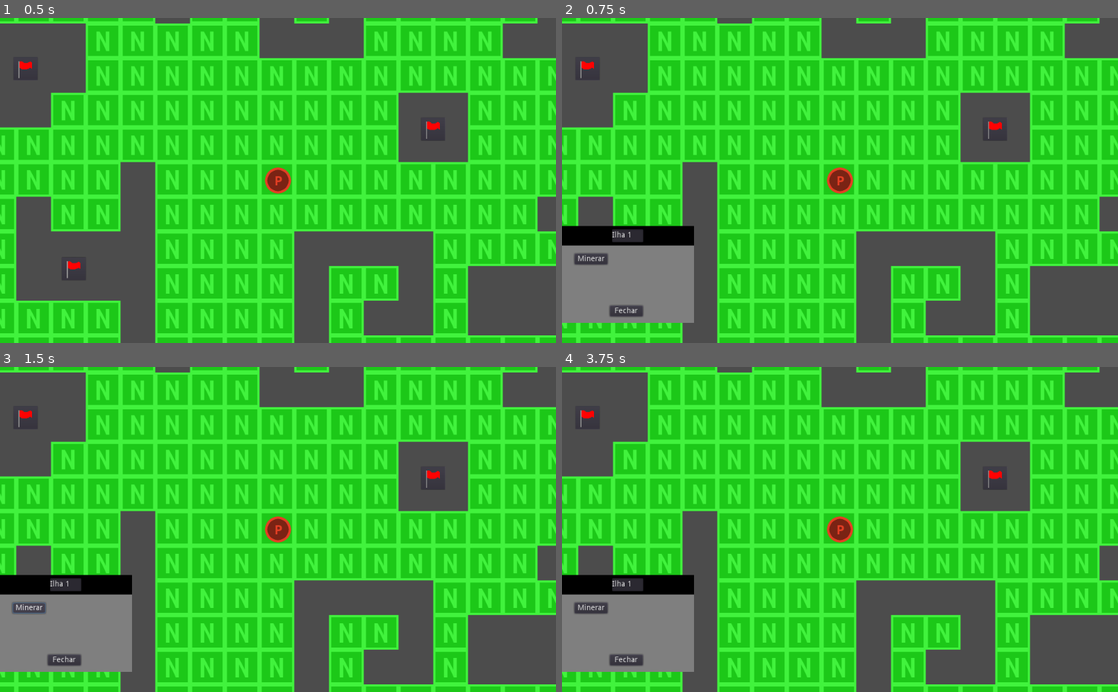
Above: before the commit, frames 1-4 (two rows, left to right).
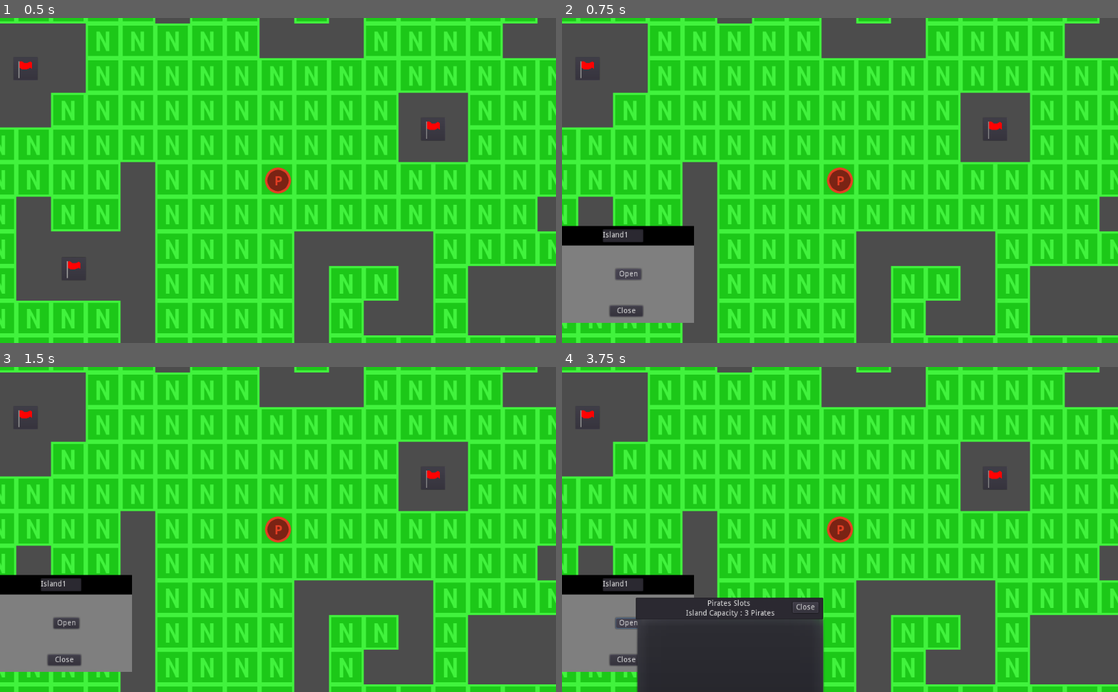
Above: after the commit, the same moments.

Repository: Escandiuzzi/PirateGodotProject
Game: Godot game, scene res://World.tscn
Two runs of this game, one before a commit and one after it. Both use one fixed random seed, a clock stepped at 60 frames per second and the inputs below.
Inputs (mouse positions are in pixels of both pictures, inside the frame that each line leads up to):
- Up to frame 1 (0.5 s): no input
- Up to frame 2 (0.75 s): click (634, 268) at 0.52 s
- Up to frame 3 (1.5 s): click (27, 607) at 1.25 s, where only the run before the commit has a clickable "Minerar"
- Up to frame 4 (3.75 s): click "Fechar" (after the commit: "Close") at 2 s; click (634, 617) at 2.77 s; click (628, 623) at 3.5 s, where only the run after the commit has a clickable "Open"

Frame 1 is identical in both runs. In frame 2, 0.5% of the frame differs, in the area x 2-15%, y 64-91%; in frame 3, 0.5%; in frame 4, 10%, in the area x 2-48%, y 64-100%.

Commit message:
Added island main logic

Diff:
--- a/Flag.gd
+++ b/Flag.gd
@@ -3,14 +3,13 @@
 # class member variables go here, for example:
 # var a = 2
 # var b = "textvar"
-onready var window = get_node("Button/Window");
 onready var menuButton = $Button;
-var MenuIlha
+var islandMenu;
 
 func _ready():
 	# Called when the node is added to the scene for the first time.
 	# Initialization here
-	MenuIlha = get_node("MenuIlha")
+	islandMenu = get_node("IslandMenu");
 	pass
 
 #func _process(delta):
@@ -20,13 +19,9 @@
 
 func _on_Button_pressed():
 	#window.popup();
-	MenuIlha.show()
-	var a = Vector2(0,0)
-	MenuIlha.rect_position = position
-	print("criei popup")
-	#MenuIlha._change_position(position)
-	#window._change_position(position)
-	pass # replace with function body
+	islandMenu.show()
+	islandMenu.rect_position = position;
+	pass
 func _on_Fechar_pressed():
-	MenuIlha.hide()
+	islandMenu.hide()
 	pass
--- a/Flag.tscn
+++ b/Flag.tscn
@@ -5,57 +5,21 @@
 [ext_resource path="res://Window.gd" type="Script" id=3]
 
 [node name="Flag" type="Node2D"]
+script = ExtResource( 1 )
 
-script = ExtResource( 1 )
-_sections_unfolded = [ "Transform" ]
-
-[node name="Button" type="Button" parent="." index="0"]
-
-anchor_left = 0.0
-anchor_top = 0.0
-anchor_right = 0.0
-anchor_bottom = 0.0
+[node name="Button" type="Button" parent="."]
 margin_left = -22.0
 margin_top = -21.0
 margin_right = 125.0
 margin_bottom = 120.0
 rect_scale = Vector2( 0.3, 0.3 )
-rect_pivot_offset = Vector2( 0, 0 )
-rect_clip_content = false
-focus_mode = 2
-mouse_filter = 0
-mouse_default_cursor_shape = 0
-size_flags_horizontal = 1
-size_flags_vertical = 1
-toggle_mode = false
-enabled_focus_mode = 2
-shortcut = null
-group = null
 icon = ExtResource( 2 )
-flat = false
-align = 1
-_sections_unfolded = [ "Rect", "Theme", "custom_colors", "custom_fonts", "custom_styles" ]
 
-[node name="Window" type="WindowDialog" parent="Button" index="0"]
-
-anchor_left = 0.0
-anchor_top = 0.0
-anchor_right = 0.0
-anchor_bottom = 0.0
+[node name="Window" type="WindowDialog" parent="Button"]
 margin_left = -44.0
 margin_top = 8.0
 margin_right = 167.0
 margin_bottom = 100.0
-rect_pivot_offset = Vector2( 0, 0 )
-rect_clip_content = false
-mouse_filter = 0
-mouse_default_cursor_shape = 0
-size_flags_horizontal = 1
-size_flags_vertical = 1
-popup_exclusive = false
-window_title = ""
-resizable = false
 script = ExtResource( 3 )
-_sections_unfolded = [ "Rect" ]
 
 [connection signal="pressed" from="Button" to="." method="_on_Button_pressed"]
--- /dev/null
+++ b/Island.gd
@@ -0,0 +1,79 @@
+extends Node2D
+
+export(int) var miningTime;
+export(int) var islandSize;
+export(int) var indexType;
+
+var piratesCount;
+var selectedPirates = 0;
+
+var pirates = [];
+var pirateId = [];
+var started = false;
+
+onready var timer = $Timer;
+onready var canvasSlots = [
+get_node("PopupMenu/CheckBox"),
+get_node("PopupMenu/CheckBox2"),
+get_node("PopupMenu/CheckBox3"),
+get_node("PopupMenu/CheckBox4"),
+get_node("PopupMenu/CheckBox5"),
+get_node("PopupMenu/CheckBox6"),
+get_node("PopupMenu/CheckBox7"),
+get_node("PopupMenu/CheckBox8"),
+get_node("PopupMenu/CheckBox9"),
+get_node("PopupMenu/CheckBox10")
+]
+
+func _ready():
+	for i in range(islandSize):
+		pirates.append(null);
+		pirateId.append(null);
+	pass
+
+func _insertPirate(pirate):
+	if piratesCount < islandSize:
+		pirates[piratesCount] = pirate;
+		piratesCount += 1;
+	pass;
+
+func _clearIsland():
+	pirates.clear();
+	pass;
+
+func _startMining():
+	if pirates.count() > 0:
+		var miningPoints = 0;
+		for i in range(piratesCount):
+			miningPoints += pirates[i]._get_special(indexType);
+		if miningPoints > miningTime:
+			miningPoints = 1
+		else:
+			miningPoints = miningTime - miningPoints;
+		timer.start();
+		timer.wait_time = miningPoints;
+		started = true;
+	pass;
+
+func _process(delta):
+	if started:
+		if timer.is_stopped():
+			print("Pirates ended mining");
+	pass
+
+func _on_CheckBox_toggled(button_pressed, extra_arg_0):
+	if button_pressed == true:
+		if selectedPirates < islandSize:
+			selectedPirates += 1;
+			pirateId.push_back(extra_arg_0);
+		else:
+			canvasSlots[extra_arg_0].pressed = false
+
+	else:
+		selectedPirates -= 1;
+		pirateId.remove(extra_arg_0);
+	pass;
+
+
+func _on_StartButton_pressed():
+	pass # Replace with function body.
--- /dev/null
+++ b/Island.tscn
@@ -0,0 +1,181 @@
+[gd_scene load_steps=4 format=2]
+
+[ext_resource path="res://Island.gd" type="Script" id=1]
+[ext_resource path="res://PopupMenu.gd" type="Script" id=2]
+[ext_resource path="res://Sprite/entities/player/pirate.png" type="Texture" id=3]
+
+[node name="Island" type="Node2D"]
+script = ExtResource( 1 )
+islandSize = 3
+
+[node name="Timer" type="Timer" parent="."]
+
+[node name="Button" type="Button" parent="."]
+margin_right = 45.0
+margin_bottom = 20.0
+text = "Open"
+
+[node name="PopupMenu" type="PopupMenu" parent="."]
+editor/display_folded = true
+margin_right = 348.0
+margin_bottom = 206.0
+script = ExtResource( 2 )
+__meta__ = {
+"_edit_group_": true
+}
+
+[node name="TextEdit" type="TextEdit" parent="PopupMenu"]
+margin_top = -37.0
+margin_right = 345.0
+margin_bottom = 3.0
+rect_pivot_offset = Vector2( 300, 17 )
+text = "                                 Pirates Slots
+					   Island Capacity : 3 Pirates"
+
+[node name="CheckBox" type="CheckBox" parent="PopupMenu"]
+editor/display_folded = true
+margin_left = 40.0
+margin_top = 60.0
+margin_right = 64.0
+margin_bottom = 84.0
+
+[node name="Sprite" type="Sprite" parent="PopupMenu/CheckBox"]
+position = Vector2( 12.4383, -21.8937 )
+scale = Vector2( 0.5, 0.5 )
+texture = ExtResource( 3 )
+
+[node name="CheckBox2" type="CheckBox" parent="PopupMenu"]
+editor/display_folded = true
+margin_left = 100.0
+margin_top = 60.0
+margin_right = 124.0
+margin_bottom = 84.0
+
+[node name="Sprite" type="Sprite" parent="PopupMenu/CheckBox2"]
+position = Vector2( 12.4383, -21.8937 )
+scale = Vector2( 0.5, 0.5 )
+texture = ExtResource( 3 )
+
+[node name="CheckBox3" type="CheckBox" parent="PopupMenu"]
+editor/display_folded = true
+margin_left = 160.0
+margin_top = 60.0
+margin_right = 184.0
+margin_bottom = 84.0
+
+[node name="Sprite" type="Sprite" parent="PopupMenu/CheckBox3"]
+position = Vector2( 12.4383, -21.8937 )
+scale = Vector2( 0.5, 0.5 )
+texture = ExtResource( 3 )
+
+[node name="CheckBox4" type="CheckBox" parent="PopupMenu"]
+editor/display_folded = true
+margin_left = 220.0
+margin_top = 60.0
+margin_right = 244.0
+margin_bottom = 84.0
+
+[node name="Sprite" type="Sprite" parent="PopupMenu/CheckBox4"]
+position = Vector2( 12.4383, -21.8937 )
+scale = Vector2( 0.5, 0.5 )
+texture = ExtResource( 3 )
+
+[node name="CheckBox5" type="CheckBox" parent="PopupMenu"]
+editor/display_folded = true
+margin_left = 280.0
+margin_top = 60.0
+margin_right = 304.0
+margin_bottom = 84.0
+
+[node name="Sprite" type="Sprite" parent="PopupMenu/CheckBox5"]
+position = Vector2( 12.4383, -21.8937 )
+scale = Vector2( 0.5, 0.5 )
+texture = ExtResource( 3 )
+
+[node name="CheckBox6" type="CheckBox" parent="PopupMenu"]
+editor/display_folded = true
+margin_left = 220.0
+margin_top = 149.0
+margin_right = 244.0
+margin_bottom = 173.0
+
+[node name="Sprite" type="Sprite" parent="PopupMenu/CheckBox6"]
+position = Vector2( 12.4383, -21.8937 )
+scale = Vector2( 0.5, 0.5 )
+texture = ExtResource( 3 )
+
+[node name="CheckBox7" type="CheckBox" parent="PopupMenu"]
+editor/display_folded = true
+margin_left = 40.0
+margin_top = 149.0
+margin_right = 64.0
+margin_bottom = 173.0
+
+[node name="Sprite" type="Sprite" parent="PopupMenu/CheckBox7"]
+position = Vector2( 12.4383, -21.8937 )
+scale = Vector2( 0.5, 0.5 )
+texture = ExtResource( 3 )
+
+[node name="CheckBox8" type="CheckBox" parent="PopupMenu"]
+editor/display_folded = true
+margin_left = 160.0
+margin_top = 149.0
+margin_right = 184.0
+margin_bottom = 173.0
+
+[node name="Sprite" type="Sprite" parent="PopupMenu/CheckBox8"]
+position = Vector2( 12.4383, -21.8937 )
+scale = Vector2( 0.5, 0.5 )
+texture = ExtResource( 3 )
+
+[node name="CheckBox9" type="CheckBox" parent="PopupMenu"]
+editor/display_folded = true
+margin_left = 280.0
+margin_top = 149.0
+margin_right = 304.0
+margin_bottom = 173.0
+
+[node name="Sprite" type="Sprite" parent="PopupMenu/CheckBox9"]
+position = Vector2( 12.4383, -21.8937 )
+scale = Vector2( 0.5, 0.5 )
+texture = ExtResource( 3 )
+
+[node name="CheckBox10" type="CheckBox" parent="PopupMenu"]
+editor/display_folded = true
+margin_left = 100.0
+margin_top = 149.0
+margin_right = 124.0
+margin_bottom = 173.0
+
+[node name="Sprite" type="Sprite" parent="PopupMenu/CheckBox10"]
+position = Vector2( 12.4383, -21.8937 )
+scale = Vector2( 0.5, 0.5 )
+texture = ExtResource( 3 )
+
+[node name="StartButton" type="Button" parent="PopupMenu"]
+margin_left = 135.744
+margin_top = 177.903
+margin_right = 208.744
+margin_bottom = 197.903
+text = "Start"
+
+[node name="CloseButton2" type="Button" parent="PopupMenu"]
+margin_left = 288.734
+margin_top = -29.3899
+margin_right = 335.734
+margin_bottom = -9.38987
+text = "Close"
+
+[connection signal="pressed" from="Button" to="PopupMenu" method="_on_Button_pressed"]
+[connection signal="toggled" from="PopupMenu/CheckBox" to="." method="_on_CheckBox_toggled" binds= [ 0 ]]
+[connection signal="toggled" from="PopupMenu/CheckBox2" to="." method="_on_CheckBox_toggled" binds= [ 1 ]]
+[connection signal="toggled" from="PopupMenu/CheckBox3" to="." method="_on_CheckBox_toggled" binds= [ 2 ]]
+[connection signal="toggled" from="PopupMenu/CheckBox4" to="." method="_on_CheckBox_toggled" binds= [ 3 ]]
+[connection signal="toggled" from="PopupMenu/CheckBox5" to="." method="_on_CheckBox_toggled" binds= [ 4 ]]
+[connection signal="toggled" from="PopupMenu/CheckBox6" to="." method="_on_CheckBox_toggled" binds= [ 5 ]]
+[connection signal="toggled" from="PopupMenu/CheckBox7" to="." method="_on_CheckBox_toggled" binds= [ 6 ]]
+[connection signal="toggled" from="PopupMenu/CheckBox8" to="." method="_on_CheckBox_toggled" binds= [ 7 ]]
+[connection signal="toggled" from="PopupMenu/CheckBox9" to="." method="_on_CheckBox_toggled" binds= [ 8 ]]
+[connection signal="toggled" from="PopupMenu/CheckBox10" to="." method="_on_CheckBox_toggled" binds= [ 9 ]]
+[connection signal="pressed" from="PopupMenu/StartButton" to="." method="_on_StartButton_pressed"]
+[connection signal="pressed" from="PopupMenu/CloseButton2" to="PopupMenu" method="_on_CloseButton2_pressed"]
--- /dev/null
+++ b/Item.gd
@@ -0,0 +1,13 @@
+extends Node2D
+
+# Declare member variables here. Examples:
+# var a = 2
+# var b = "text"
+
+# Called when the node enters the scene tree for the first time.
+func _ready():
+	pass # Replace with function body.
+
+# Called every frame. 'delta' is the elapsed time since the previous frame.
+#func _process(delta):
+#	pass
--- a/Pirate.gd
+++ b/Pirate.gd
@@ -55,6 +55,10 @@
 	print(special[2]);
 	pass;
 
+func _get_special(index):
+	return special[index];
+	pass;
+
 #func _process(delta):
 #	# Called every frame. Delta is time since last frame.
 #	# Update game logic here.
--- a/Pirate.tscn
+++ b/Pirate.tscn
@@ -4,10 +4,7 @@
 [ext_resource path="res://Sprite/entities/player/pirate.png" type="Texture" id=2]
 
 [node name="Pirate" type="Node2D"]
-
 script = ExtResource( 1 )
 
-[node name="Sprite" type="Sprite" parent="." index="0"]
-
+[node name="Sprite" type="Sprite" parent="."]
 texture = ExtResource( 2 )
-_sections_unfolded = [ "Animation", "Offset" ]
--- a/Player.gd
+++ b/Player.gd
@@ -2,7 +2,7 @@
 
 # Speed at which the sidekick will move
 
-export(int) var MOVEMENT_SPEED;
+export(int) var movement_speed;
 
 # How close the sidekick must be to a point in the
 # path before moving on to the next one
@@ -67,7 +67,7 @@
 		var direction = (target - position).normalized();
 
 		# Move sidekick
-		position += direction * MOVEMENT_SPEED * delta;
+		position += direction * movement_speed * delta;
 
 		# If we have reached the point...
 		if position.distance_to(target) < POINT_RADIUS:
@@ -137,12 +137,15 @@
 #	# Update game logic here.
 #	pass
 
+func _get_crew():
+	return crew;
+	pass;
 
 func _on_SaveButton_pressed():
 	_saveData();
-	pass
+	pass;
 
 
 func _on_LoadButton_pressed():
 	_readData();
-	pass
+	pass;
--- a/Player.tscn
+++ b/Player.tscn
@@ -6,32 +6,8 @@
 [node name="Player" type="Sprite" groups=[
 "Persist",
 ]]
-
 texture = ExtResource( 1 )
 script = ExtResource( 2 )
-MOVEMENT_SPEED = null
 
-[node name="Camera2D" type="Camera2D" parent="." index="0"]
-
-anchor_mode = 1
-rotating = false
+[node name="Camera2D" type="Camera2D" parent="."]
 current = true
-zoom = Vector2( 1, 1 )
-limit_left = -10000000
-limit_top = -10000000
-limit_right = 10000000
-limit_bottom = 10000000
-limit_smoothed = false
-drag_margin_h_enabled = true
-drag_margin_v_enabled = true
-smoothing_enabled = false
-smoothing_speed = 5.0
-offset_v = 0.0
-offset_h = 0.0
-drag_margin_left = 0.2
-drag_margin_top = 0.2
-drag_margin_right = 0.2
-drag_margin_bottom = 0.2
-editor_draw_screen = true
-editor_draw_limits = false
-editor_draw_drag_margin = false
--- /dev/null
+++ b/PopupMenu.gd
@@ -0,0 +1,50 @@
+extends PopupMenu
+
+onready var canvasSlots = [
+$CheckBox,
+$CheckBox2,
+$CheckBox3,
+$CheckBox4,
+$CheckBox5,
+$CheckBox6,
+$CheckBox7,
+$CheckBox8,
+$CheckBox9,
+$CheckBox10
+]
+
+export(String) var path;
+
+var player;
+var parent;
+
+
+func _ready():
+	player = get_tree().get_root().get_node("World/Player");
+	parent = get_tree().get_root().get_node(path);
+	pass
+
+# Called every frame. 'delta' is the elapsed time since the previous frame.
+#func _process(delta):
+#	pass
+
+
+func _on_CloseButton2_pressed():
+	self.hide();
+	for i in range(10):
+		canvasSlots[i].visible = true;
+	pass # Replace with function body.
+
+func _on_Button_pressed():
+	self.show();
+	rect_position = parent.position;
+	_check_player_crew();
+	pass # Replace with function body.
+
+func _check_player_crew():
+	var crew = player._get_crew();
+	for i in range(10):
+		if crew[i] == null:
+			canvasSlots[i].visible = false;
+
+	pass;
--- a/TileMap.gd
+++ b/TileMap.gd
@@ -89,7 +89,7 @@
 
 # Returns a path from start to end
 # These are real positions, not cell coordinates
-func get_caminho(start, end):
+func _get_path(start, end):
 
 	# Convert positions to cell coordinates
 	var start_tile = world_to_map(start);
--- a/World.gd
+++ b/World.gd
@@ -13,7 +13,7 @@
 # Calculates a new path and gives to sidekick
 func _calculate_new_path():
 	# Finds path
-	var path = navigation_map.get_caminho(player.position, node2D.get_global_mouse_position())
+	var path = navigation_map._get_path(player.position, node2D.get_global_mouse_position())
 
 	# If we got a path...
 	if path:
--- a/World.tscn
+++ b/World.tscn
@@ -6,6 +6,7 @@
 [ext_resource path="res://Sprite/placeholder.png" type="Texture" id=4]
 [ext_resource path="res://Flag.tscn" type="PackedScene" id=5]
 [ext_resource path="res://Sprite/back.png" type="Texture" id=6]
+[ext_resource path="res://Island.tscn" type="PackedScene" id=7]
 
 [node name="World" type="Node"]
 script = ExtResource( 1 )
@@ -16,11 +17,11 @@
 tile_data = PoolIntArray( -393232, 0, 0, -393231, 0, 0, -393230, 0, 0, -393229, 0, 0, -393228, 0, 0, -393227, 0, 0, -39 …(5331 unchanged characters)…
 
 [node name="Player" parent="." instance=ExtResource( 3 )]
+editor/display_folded = true
 position = Vector2( 34.0093, 34.0093 )
-MOVEMENT_SPEED = 150
+movement_speed = 100
 
 [node name="HUD" type="Sprite" parent="Player"]
-editor/display_folded = true
 visible = false
 position = Vector2( 6.10558, 102.102 )
 scale = Vector2( 0.486804, 0.5 )
@@ -49,140 +50,142 @@
 [node name="Flag" parent="Flags" instance=ExtResource( 5 )]
 position = Vector2( -342.047, 196.745 )
 
-[node name="MenuIlha" type="PopupMenu" parent="Flags/Flag"]
+[node name="IslandMenu" type="PopupMenu" parent="Flags/Flag"]
 margin_right = 20.0
 margin_bottom = 20.0
 
-[node name="Sprite" type="Sprite" parent="Flags/Flag/MenuIlha"]
+[node name="Sprite" type="Sprite" parent="Flags/Flag/IslandMenu"]
 position = Vector2( -15.6838, 10.7454 )
 scale = Vector2( 0.306874, 0.298523 )
 texture = ExtResource( 6 )
 
-[node name="TextEdit" type="TextEdit" parent="Flags/Flag/MenuIlha"]
-margin_left = -44.3664
-margin_top = -73.3752
-margin_right = 13.6336
-margin_bottom = -49.3752
-text = "Ilha 1"
+[node name="TextEdit" type="TextEdit" parent="Flags/Flag/IslandMenu"]
+margin_left = -61.0
+margin_top = -73.0
+margin_right = 14.0
+margin_bottom = -49.0
+text = "Island1"
 
-[node name="Button" type="Button" parent="Flags/Flag/MenuIlha"]
-margin_left = -113.191
-margin_top = -28.44
-margin_right = -52.1912
-margin_bottom = -8.44002
-text = "Minerar"
-
-[node name="Fechar" type="Button" parent="Flags/Flag/MenuIlha"]
+[node name="Close" type="Button" parent="Flags/Flag/IslandMenu"]
 margin_left = -48.0308
 margin_top = 67.6717
 margin_right = 12.9692
 margin_bottom = 87.6717
-text = "Fechar"
+text = "Close"
+
+[node name="Island" parent="Flags/Flag/IslandMenu" instance=ExtResource( 7 )]
+position = Vector2( -37.2311, 0 )
+
+[node name="PopupMenu" parent="Flags/Flag/IslandMenu/Island" index="2"]
+path = "World/Flags/Flag"
 
 [node name="Flag2" parent="Flags" instance=ExtResource( 5 )]
 position = Vector2( 319.674, -61.0101 )
 
-[node name="MenuIlha" type="PopupMenu" parent="Flags/Flag2"]
+[node name="IslandMenu" type="PopupMenu" parent="Flags/Flag2"]
 margin_right = 20.0
 margin_bottom = 20.0
 
-[node name="Sprite" type="Sprite" parent="Flags/Flag2/MenuIlha"]
+[node name="Sprite" type="Sprite" parent="Flags/Flag2/IslandMenu"]
 position = Vector2( -0.25061, -3.29333 )
 scale = Vector2( 0.306874, 0.298523 )
 texture = ExtResource( 6 )
 
-[node name="TextEdit" type="TextEdit" parent="Flags/Flag2/MenuIlha"]
-margin_left = -34.9624
-margin_top = -84.3993
-margin_right = 23.0376
-margin_bottom = -60.3993
-text = "Ilha 2"
+[node name="TextEdit" type="TextEdit" parent="Flags/Flag2/IslandMenu"]
+margin_left = -35.0
+margin_top = -81.0
+margin_right = 36.0
+margin_bottom = -60.0
+text = "Island 2"
 
-[node name="Button" type="Button" parent="Flags/Flag2/MenuIlha"]
-margin_left = -108.309
-margin_top = -42.4788
-margin_right = -47.3092
-margin_bottom = -22.4788
-text = "Minerar"
+[node name="Close" type="Button" parent="Flags/Flag2/IslandMenu"]
+margin_left = -30.6234
+margin_top = 59.443
+margin_right = 30.3766
+margin_bottom = 79.4429
+text = "Close"
 
-[node name="Fechar" type="Button" parent="Flags/Flag2/MenuIlha"]
-margin_left = -38.3796
-margin_top = 61.659
-margin_right = 22.6204
-margin_bottom = 81.659
-text = "Fechar"
+[node name="Island" parent="Flags/Flag2/IslandMenu" instance=ExtResource( 7 )]
+position = Vector2( -24.3766, 0 )
+
+[node name="PopupMenu" parent="Flags/Flag2/IslandMenu/Island" index="2"]
+path = "World/Flags/Flag2"
 
 [node name="Flag3" parent="Flags" instance=ExtResource( 5 )]
-editor/display_folded = true
 position = Vector2( -880.167, 356.523 )
 
-[node name="MenuIlha" type="PopupMenu" parent="Flags/Flag3"]
+[node name="IslandMenu" type="PopupMenu" parent="Flags/Flag3"]
 margin_right = 20.0
 margin_bottom = 20.0
 
-[node name="Sprite" type="Sprite" parent="Flags/Flag3/MenuIlha"]
+[node name="Sprite" type="Sprite" parent="Flags/Flag3/IslandMenu"]
 position = Vector2( -10.233, 3.04413 )
 scale = Vector2( 0.306874, 0.298523 )
 texture = ExtResource( 6 )
 
-[node name="TextEdit" type="TextEdit" parent="Flags/Flag3/MenuIlha"]
-margin_left = -40.423
-margin_top = -79.5692
-margin_right = 17.577
-margin_bottom = -55.5692
-text = "Ilha 3"
+[node name="TextEdit" type="TextEdit" parent="Flags/Flag3/IslandMenu"]
+margin_left = -40.0
+margin_top = -80.0
+margin_right = 29.0
+margin_bottom = -56.0
+text = "Island 3"
 
-[node name="Button" type="Button" parent="Flags/Flag3/MenuIlha"]
-margin_left = -104.726
-margin_top = -37.6487
-margin_right = -43.7257
-margin_bottom = -17.6487
-text = "Minerar"
-
-[node name="Fechar" type="Button" parent="Flags/Flag3/MenuIlha"]
+[node name="Close" type="Button" parent="Flags/Flag3/IslandMenu"]
 margin_left = -41.6011
 margin_top = 67.335
 margin_right = 19.3989
 margin_bottom = 87.335
-text = "Fechar"
+text = "Close"
+
+[node name="Island" parent="Flags/Flag3/IslandMenu" instance=ExtResource( 7 )]
+position = Vector2( -33.2408, 8.8642 )
+
+[node name="PopupMenu" parent="Flags/Flag3/IslandMenu/Island" index="2"]
+path = "World/Flags/Flag3"
 
 [node name="Flag4" parent="Flags" instance=ExtResource( 5 )]
-editor/display_folded = true
 position = Vector2( -430.98, -172.553 )
 
-[node name="MenuIlha" type="PopupMenu" parent="Flags/Flag4"]
+[node name="IslandMenu" type="PopupMenu" parent="Flags/Flag4"]
 margin_right = 20.0
 margin_bottom = 20.0
 
-[node name="Sprite" type="Sprite" parent="Flags/Flag4/MenuIlha"]
-position = Vector2( -7.68683, -7.73511 )
+[node name="Sprite" type="Sprite" parent="Flags/Flag4/IslandMenu"]
+position = Vector2( -6.68683, -7.73511 )
 scale = Vector2( 0.306874, 0.298523 )
 texture = ExtResource( 6 )
 
-[node name="TextEdit" type="TextEdit" parent="Flags/Flag4/MenuIlha"]
-margin_left = -40.0705
-margin_top = -90.0052
-margin_right = 17.9295
-margin_bottom = -66.0052
-text = "Ilha 4"
+[node name="TextEdit" type="TextEdit" parent="Flags/Flag4/IslandMenu"]
+margin_left = -40.0
+margin_top = -90.0
+margin_right = 28.0
+margin_bottom = -66.0
+text = "Island 4"
 
-[node name="Button" type="Button" parent="Flags/Flag4/MenuIlha"]
-margin_left = -105.194
-margin_top = -46.9206
-margin_right = -44.1942
-margin_bottom = -26.9206
-text = "Minerar"
+[node name="Close" type="Button" parent="Flags/Flag4/IslandMenu"]
+margin_left = -32.0943
+margin_top = 56.5633
+margin_right = 28.9057
+margin_bottom = 76.5633
+text = "Close"
 
-[node name="Fechar" type="Button" parent="Flags/Flag4/MenuIlha"]
-margin_left = -45.8118
-margin_top = 56.5633
-margin_right = 15.1882
-margin_bottom = 76.5633
-text = "Fechar"
+[node name="Island" parent="Flags/Flag4/IslandMenu" instance=ExtResource( 7 )]
+position = Vector2( -27.5033, -3.09511 )
+
+[node name="PopupMenu" parent="Flags/Flag4/IslandMenu/Island" index="2"]
+path = "World/Flags/Flag4"
 
 [connection signal="pressed" from="Player/HUD/SaveButton" to="Player" method="_on_SaveButton_pressed"]
 [connection signal="pressed" from="Player/HUD/LoadButton" to="Player" method="_on_LoadButton_pressed"]
-[connection signal="pressed" from="Flags/Flag/MenuIlha/Fechar" to="Flags/Flag" method="_on_Fechar_pressed"]
-[connection signal="pressed" from="Flags/Flag2/MenuIlha/Fechar" to="Flags/Flag2" method="_on_Fechar_pressed"]
-[connection signal="pressed" from="Flags/Flag3/MenuIlha/Fechar" to="Flags/Flag3" method="_on_Fechar_pressed"]
-[connection signal="pressed" from="Flags/Flag4/MenuIlha/Fechar" to="Flags/Flag4" method="_on_Fechar_pressed"]
+[connection signal="pressed" from="Flags/Flag/IslandMenu/Close" to="Flags/Flag" method="_on_Fechar_pressed"]
+[connection signal="pressed" from="Flags/Flag2/IslandMenu/Close" to="Flags/Flag2" method="_on_Fechar_pressed"]
+[connection signal="pressed" from="Flags/Flag3/IslandMenu/Close" to="Flags/Flag3" method="_on_Fechar_pressed"]
+[connection signal="pressed" from="Flags/Flag4/IslandMenu/Close" to="Flags/Flag4" method="_on_Fechar_pressed"]
+
+[editable path="Flags/Flag/IslandMenu/Island"]
+
+[editable path="Flags/Flag2/IslandMenu/Island"]
+
+[editable path="Flags/Flag3/IslandMenu/Island"]
+
+[editable path="Flags/Flag4/IslandMenu/Island"]
--- a/project.godot
+++ b/project.godot
@@ -23,7 +23,7 @@
 
 right_click={
 "deadzone": 0.5,
-"events": [ Object(InputEventMouseButton,"resource_local_to_scene":false,"resource_name":"","device":0,"alt":false,"shift":false,"control":fal …(189 unchanged characters)…
+"events": [ Object(InputEventMouseButton,"resource_local_to_scene":false,"resource_name":"","device":-1,"alt":false,"shift":false,"control":fal …(189 unchanged characters)…
  ]
 }
 key_k={
Not shown: 1 places in World.tscn that only renumber resources
